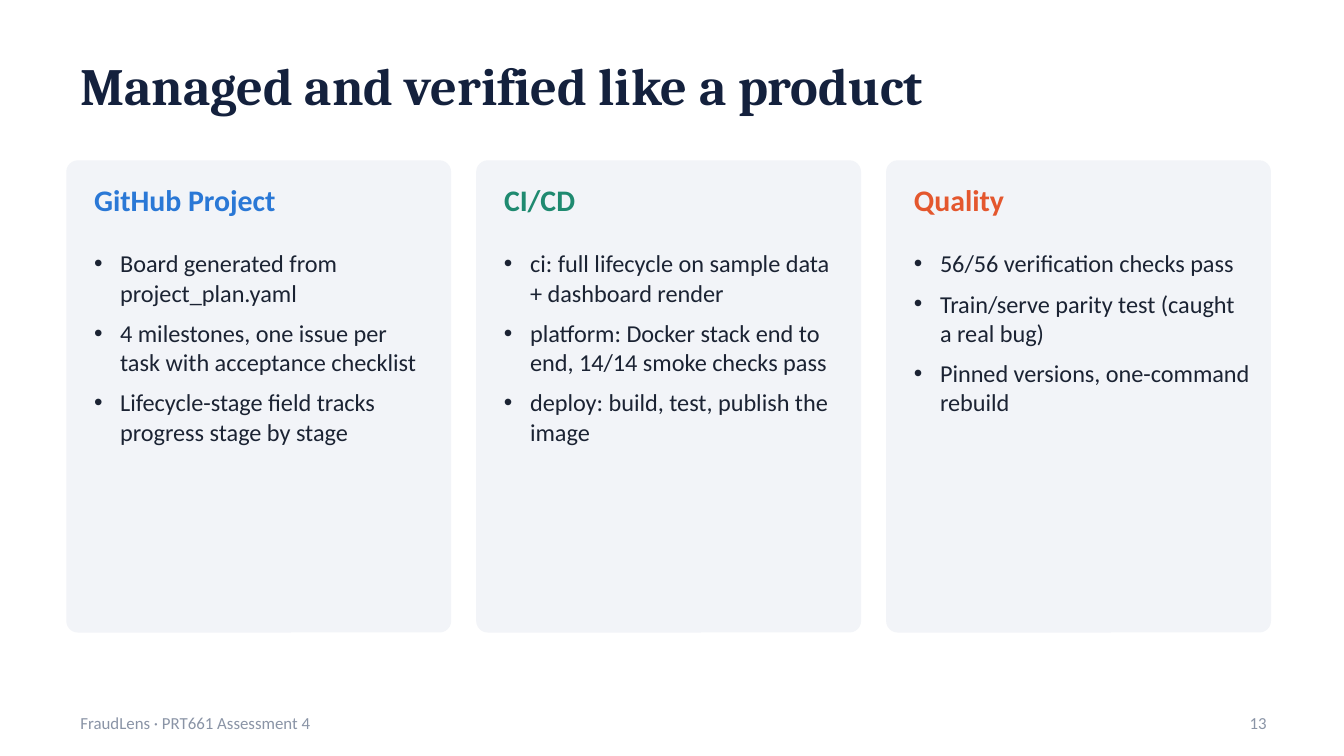
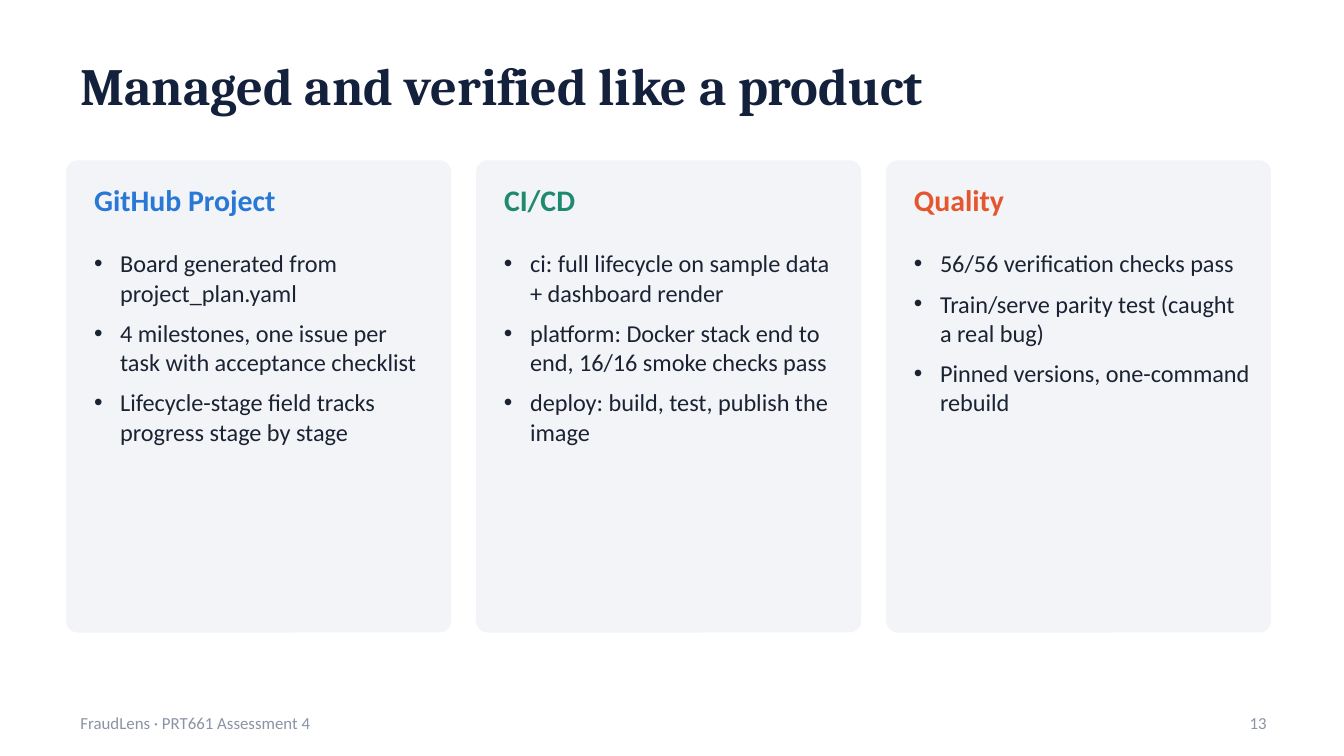
Before and after one commit to anasua2905/fraudlens-or-credit-card-fraud-detection, a slide deck: slide 13 of deliverables/FraudLens_Final_Presentation.pptx. Drawn at 1344x756 pixels with LibreOffice and Linux fonts; fonts in the diff are those of the drawing. Boxes give left, top, right and bottom in pixels: in the first picture for what was removed or moved away, otherwise in the second. Text is boxed around its words. In the diff, an @@ line names an element or a change of style, - is before the commit and + after.

Commit message:
Record the 16-check platform run and the feedback items in the project plan

```diff
--- a/deliverables/FraudLens_Final_Presentation.pptx
+++ b/deliverables/FraudLens_Final_Presentation.pptx
@@ text at box(530, 325, 826, 375): text changed @@
-• platform: Docker stack end to end, 14/14 smoke checks pass
+• platform: Docker stack end to end, 16/16 smoke checks pass
```
Also in this commit, not shown: 5 other files.
